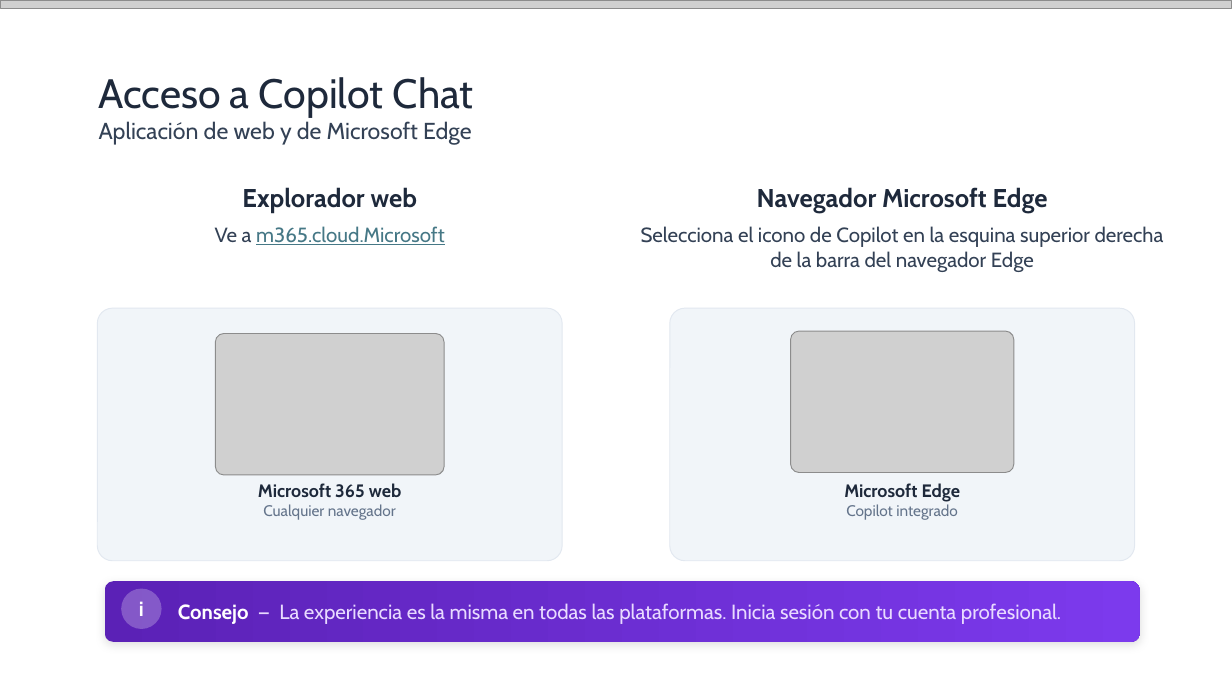
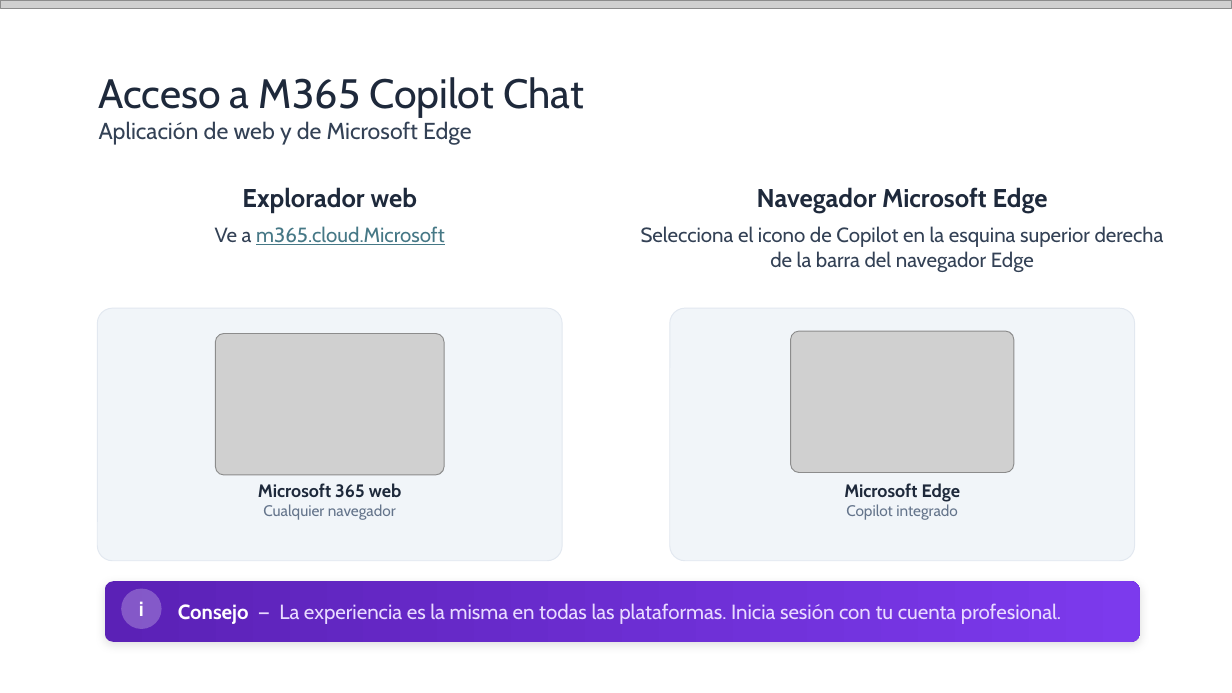
Before and after one commit to quizeth/Labs, a slide deck: slide 15 of IA y Copilot para business professionals/IA Generativa y Microsoft Copilot para profesionales.pptx (slide 14 before the commit). Drawn at 1232x693 pixels with LibreOffice and Linux fonts; fonts in the diff are those of the drawing; grey boxes stand for pictures. Boxes give left, top, right and bottom in pixels: in the first picture for what was removed or moved away, otherwise in the second. Text is boxed around its words. In the diff, an @@ line names an element or a change of style, - is before the commit and + after.

```diff
--- a/IA y Copilot para business professionals/IA Generativa y Microsoft Copilot para profesionales.pptx
+++ b/IA y Copilot para business professionals/IA Generativa y Microsoft Copilot para profesionales.pptx
@@ text at (99,77,584,118): text changed @@
-Acceso a Copilot Chat
+Acceso a M365 Copilot Chat
```
Also in this commit, not shown: 8 other slides changed, 9 slides added, 2 slides removed.
